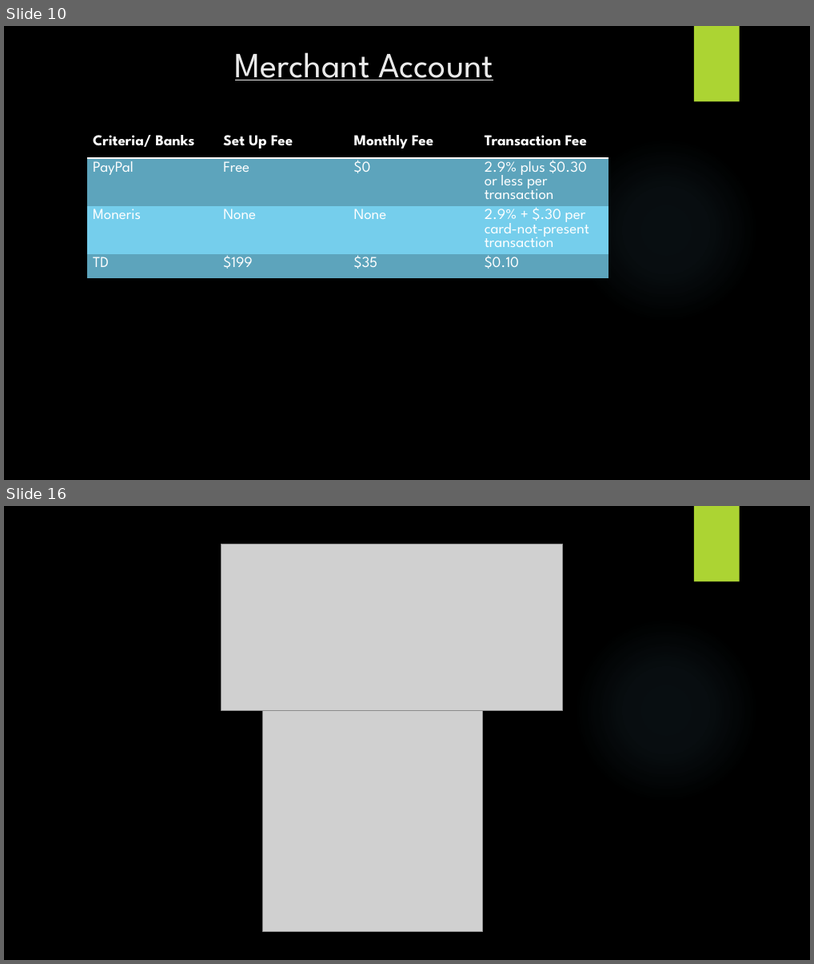
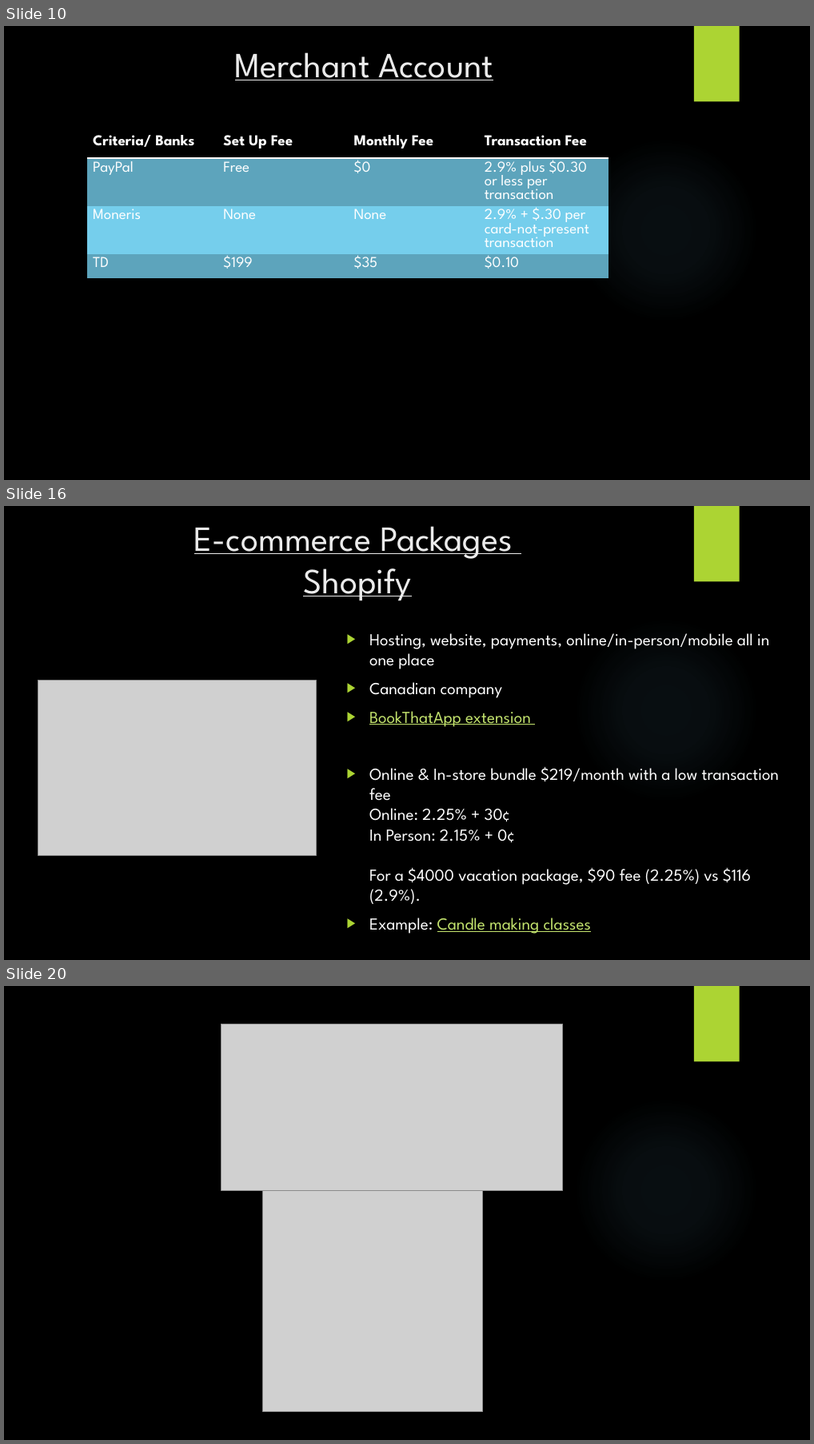
Before and after one commit to SAIT-OOSD-Team4/Group-Project, a slide deck: km3/KM3.pptx. Shown one above the other, each under a label of ours: slides 10 and 16 before the commit, slides 10, 16 and 20 after it; the slides between them are not shown. The pictures are 814x964 and 814x1444 pixels, drawn with LibreOffice and Linux fonts; fonts in the diff are those of the drawing; grey boxes stand for pictures; background and template pictures are left out. Boxes give left, top, right and bottom in pixels: in the first picture for what was removed or moved away, otherwise in the second. Text is boxed around its words. In the diff, an @@ line names an element or a change of style, - is before the commit and + after.

```diff
--- a/km3/KM3.pptx
+++ b/km3/KM3.pptx
@@ slide 16 added at [4, 506, 810, 960], background picture (left out); not listed: 2 template elements that a slide beside it also shows @@
@@ title added at [194, 526, 513, 600], 42 pt, text #EBEBEB, underline @@
+E-commerce Packages
+Shopify
@@ text added at [370, 633, 779, 933], 20 pt, text #FFFFFF @@
+▶ Hosting, website, payments, online/in-person/mobile all in one place
+▶ Canadian company
+▶ BookThatApp extension
+▶ Online & In-store bundle $219/month with a low transaction fee
+  Online: 2.25% + 30¢
+  In Person: 2.15% + 0¢
+  For a $4000 vacation package, $90 fee (2.25%) vs $116 (2.9%).
+▶ Example: Candle making classes
@@ picture added at [38, 680, 316, 856] @@
@@ what was slide 16 is now slide 20 @@
```
Also in this commit, not shown: 4 slides changed, 5 other slides added, 2 slides removed.
